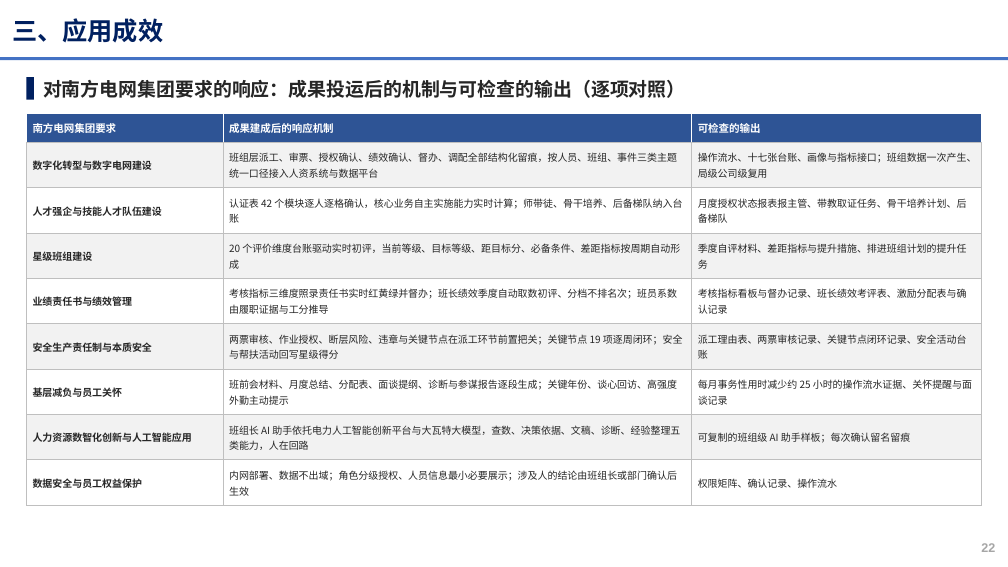
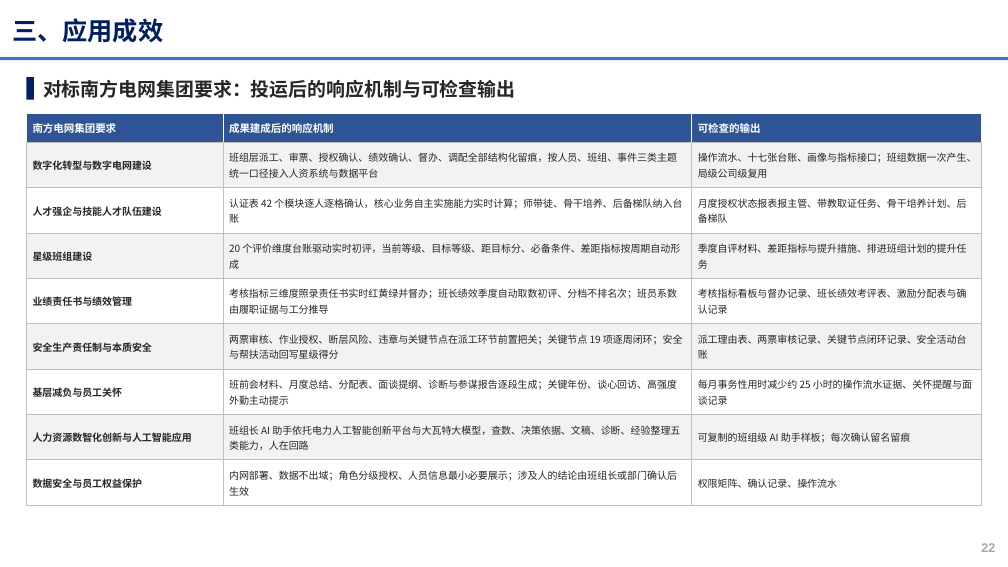
Before and after one commit to michael4949/-, a slide deck: slide 22 of xiaowatt/docs/正式交付物/申报PPT_高效班组管理助手_班组数字画像与班组长AI助手_V3.0.pptx. Drawn at 1008x567 pixels with LibreOffice and Linux fonts; fonts in the diff are those of the drawing; background and template pictures are left out. Boxes give left, top, right and bottom in pixels: in the first picture for what was removed or moved away, otherwise in the second. Text is boxed around its words. In the diff, an @@ line names an element or a change of style, - is before the commit and + after.

```diff
--- a/xiaowatt/docs/正式交付物/申报PPT_高效班组管理助手_班组数字画像与班组长AI助手_V3.0.pptx
+++ b/xiaowatt/docs/正式交付物/申报PPT_高效班组管理助手_班组数字画像与班组长AI助手_V3.0.pptx
@@ text at <box>43,80,515,98</box>: text changed @@
-对南方电网集团要求的响应：成果投运后的机制与可检查的输出（逐项对照）
+对标南方电网集团要求：投运后的响应机制与可检查输出
```
Also in this commit, not shown: 9 other slides changed, 11 other files.
